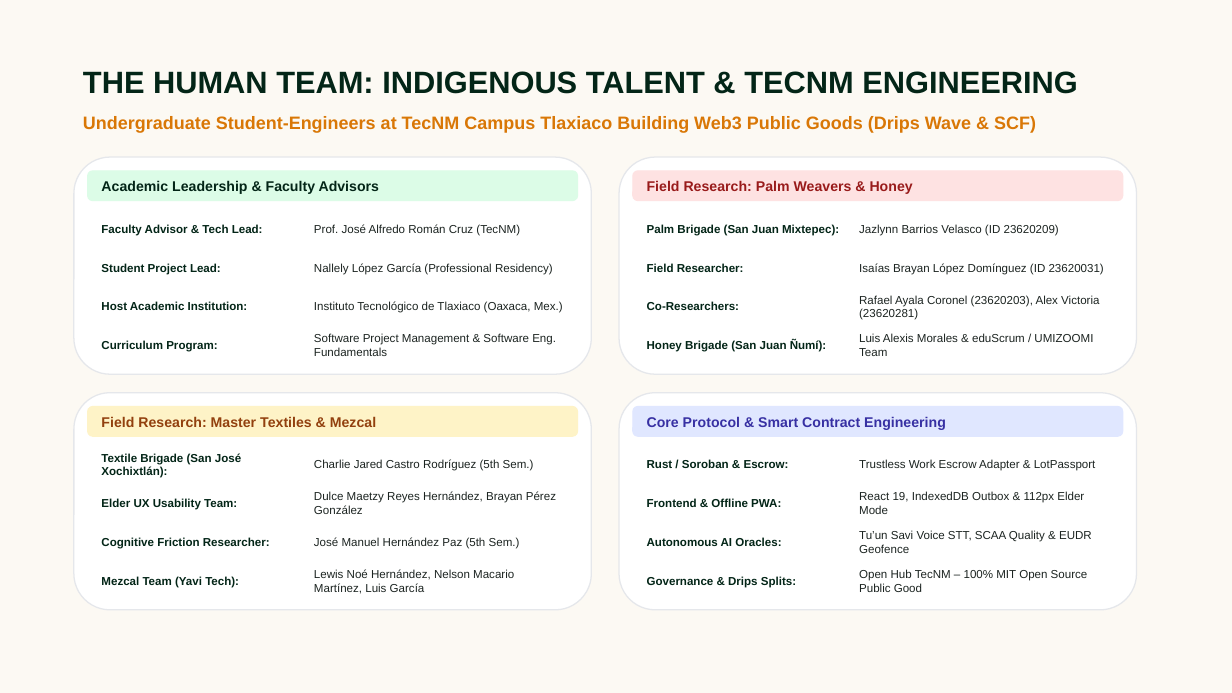
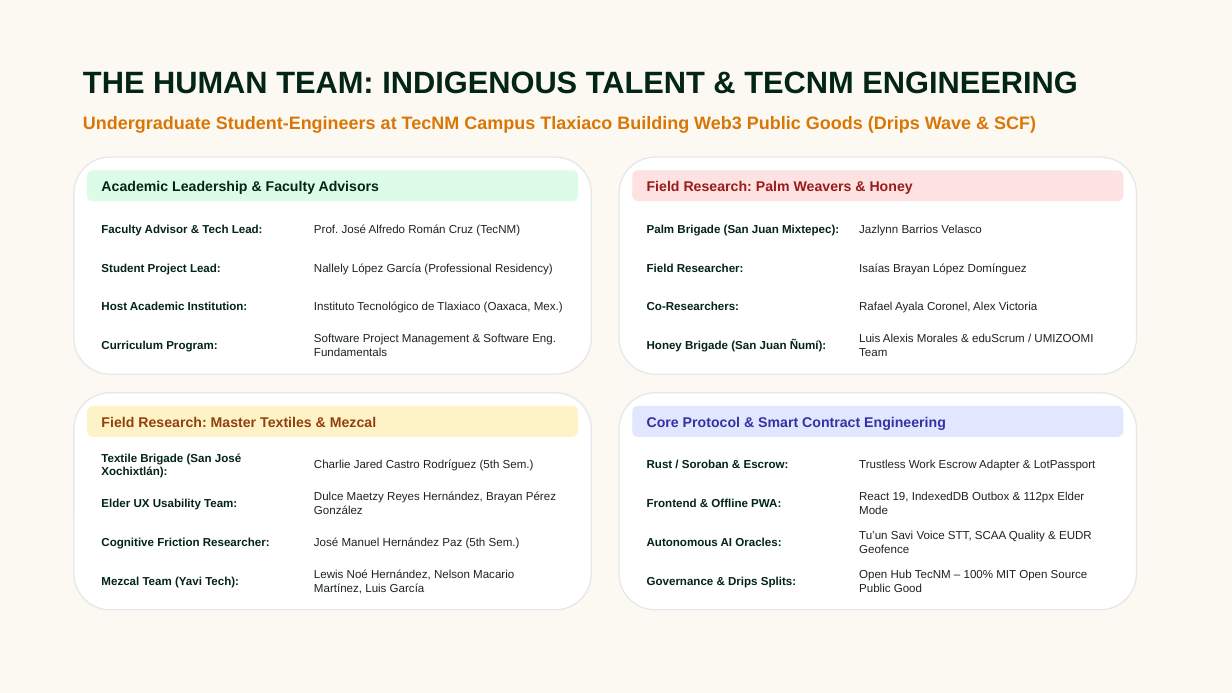
Before and after one commit to EdgarExa/raiz, a slide deck: slide 13 of public/Raiz_Protocol_Stellar_PitchDeck.pptx. Drawn at 1232x693 pixels with LibreOffice and Linux fonts; fonts in the diff are those of the drawing. Boxes give left, top, right and bottom in pixels: in the first picture for what was removed or moved away, otherwise in the second. Text is boxed around its words. In the diff, an @@ line names an element or a change of style, - is before the commit and + after.

```diff
--- a/public/Raiz_Protocol_Stellar_PitchDeck.pptx
+++ b/public/Raiz_Protocol_Stellar_PitchDeck.pptx
@@ text at <box>859,224,981,236</box>: text changed @@
-Jazlynn Barrios Velasco (ID 23620209)
+Jazlynn Barrios Velasco
@@ text at <box>859,263,1027,275</box>: text changed @@
-Isaías Brayan López Domínguez (ID 23620031)
+Isaías Brayan López Domínguez
@@ text at <box>859,301,1037,313</box>: text changed @@
-Rafael Ayala Coronel (23620203), Alex Victoria (23620281)
+Rafael Ayala Coronel, Alex Victoria
```
Also in this commit, not shown: 9 other slides changed, 53 other files.
